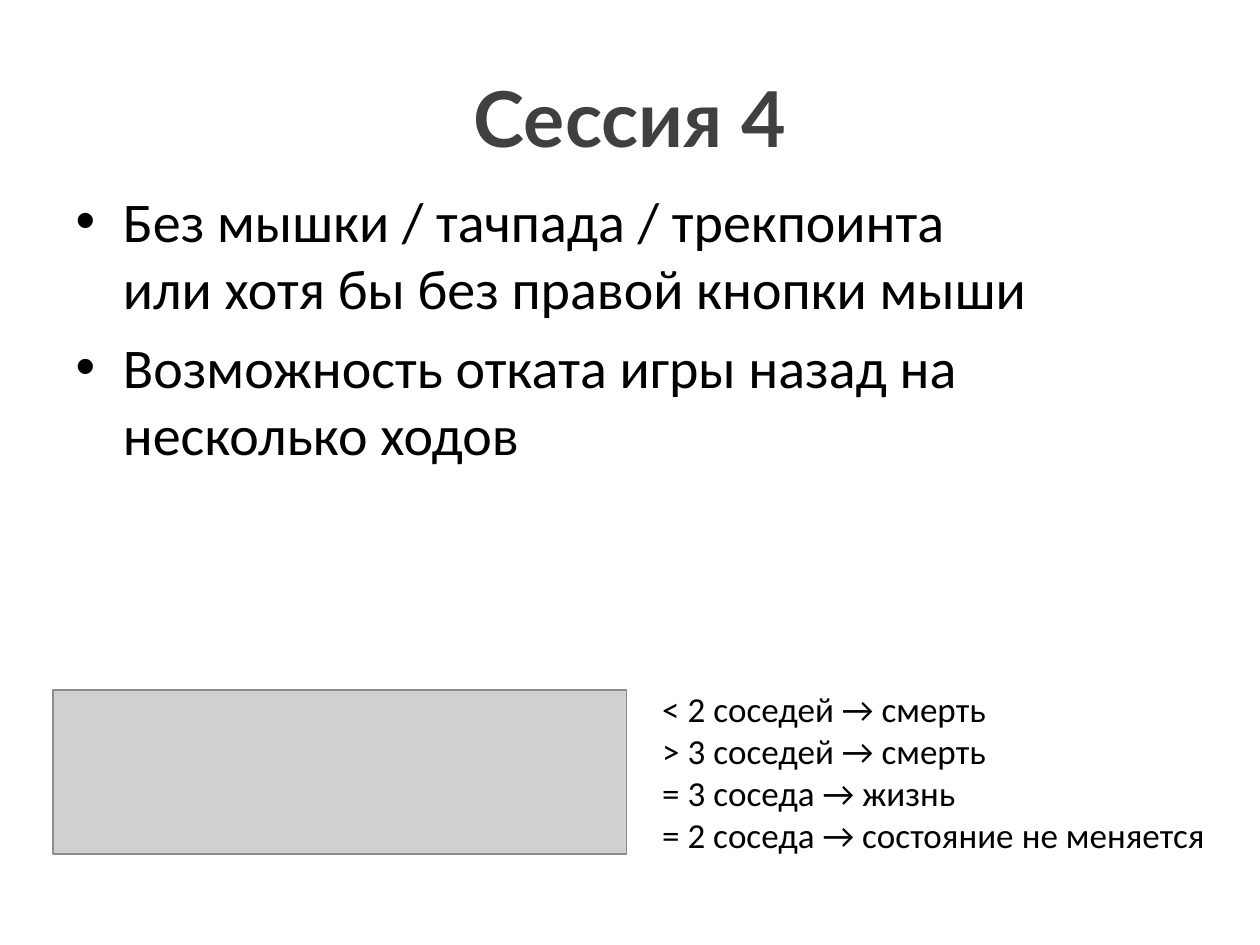
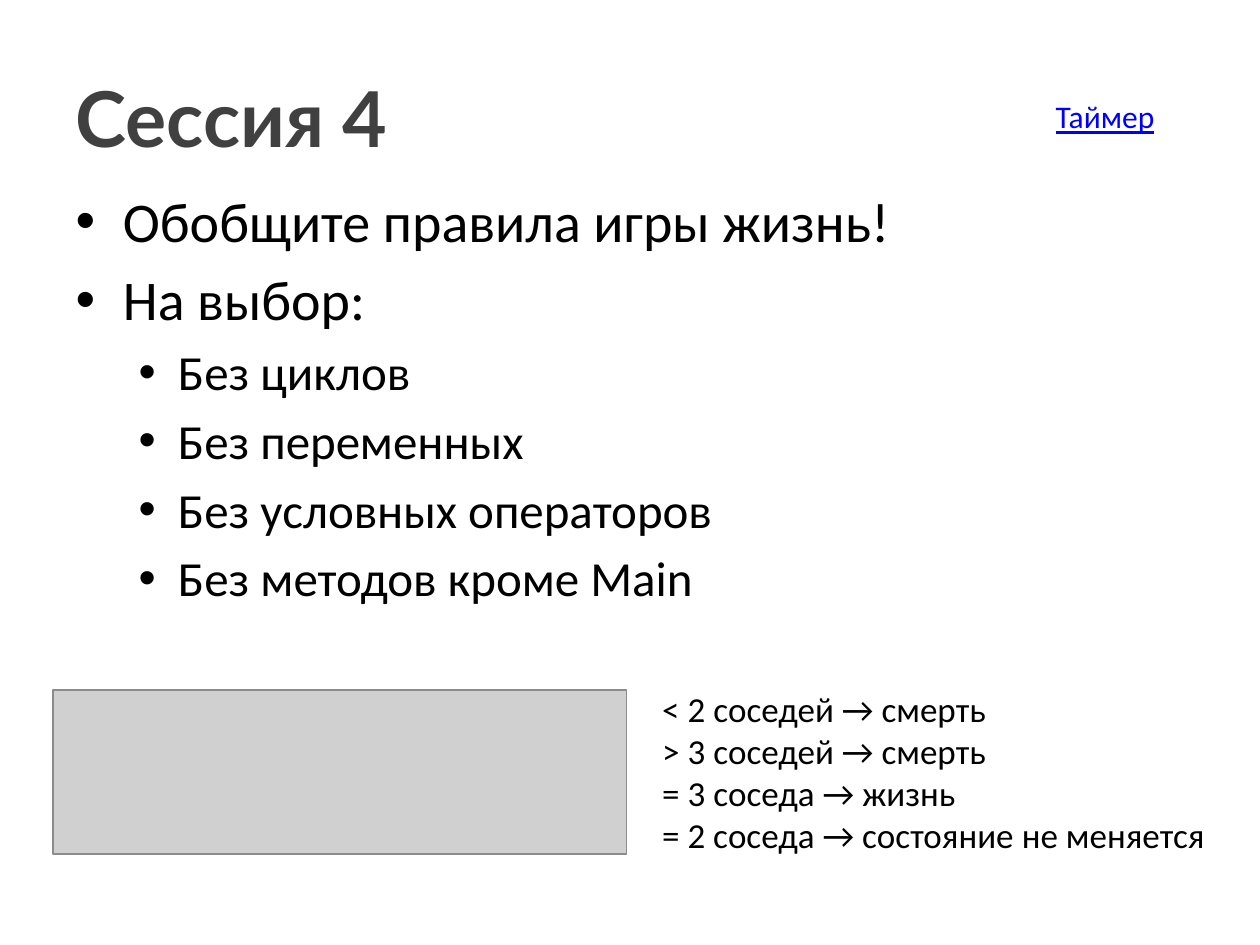
Before and after one commit to xoposhiy/xoposhiy.github.io, a slide deck: slide 10 of coderetreat/CodeRetreat.pptx (slide 13 before the commit). Drawn at 1260x945 pixels with LibreOffice and Linux fonts; fonts in the diff are those of the drawing; grey boxes stand for pictures. Boxes give left, top, right and bottom in pixels: in the first picture for what was removed or moved away, otherwise in the second. Text is boxed around its words. In the diff, an @@ line names an element or a change of style, - is before the commit and + after.

```diff
--- a/coderetreat/CodeRetreat.pptx
+++ b/coderetreat/CodeRetreat.pptx
@@ title "Сессия 4" at (76,90,388,148): alignment centre to left @@
@@ text added at (1056,106,1155,134), 18 pt, text #0000FF, underline @@
+Таймер
@@ text at (123,204,889,604): text changed; size 32 to 28 pt @@
-• Без мышки / тачпада / трекпоинта
-  или хотя бы без правой кнопки мыши
-• Возможность отката игры назад на несколько ходов
+• Обобщите правила игры жизнь!
+• На выбор:
+  • Без циклов
+  • Без переменных
+  • Без условных операторов
+  • Без методов кроме Main
```
Also in this commit, not shown: 8 other slides changed, 1 slide added, 5 slides removed, 4 other files.
